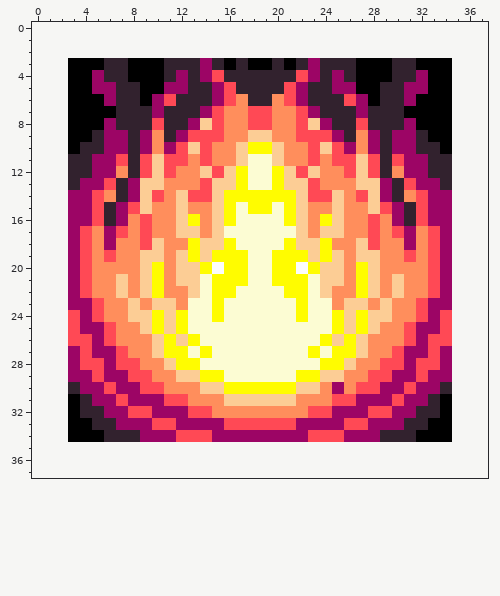
A pixel-art file gets an edit: packages/game-client/src/assets/skills{m}/fire.aseprite. Above, as it was before the edit.
32x32 pixels, 1 frame. The old version is drawn lined up with the new one, on the new canvas.
Once edited:
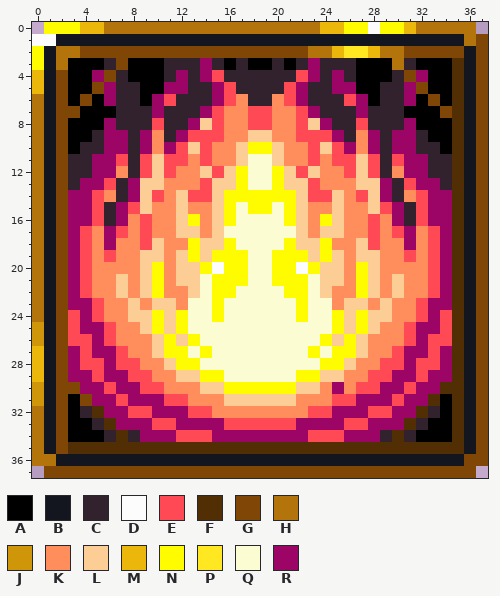
Palette (. is transparent): A #000000  B #14161f  C #32222e  D #fcfcfc  E #ff4955  F #522e04  G #7f4605  H #b2740b  J #cf960a  K #ff8e5c  L #fccd95  M #ebb70a  N #fffc00  P #ffe822  Q #fcfcd3  R #9c0565
Changes in this commit:
canvas 32x32 -> 38x38, the old top-left corner now at 3,3
@@ x 0..37 @@
- 0 ......................................
- 1 ......................................
- 2 ......................................
- 3 ...AAACCAAACCCRCACAACACRCCCAAACCAAA...
- 4 ...AARCCAAACRCRECCCCCCERCRCAAACCRAA...
- 5 ...AARRCCAARRCCRECCCCERCCRRAACCRRAA...
- 6 ...AAARCCARECCCREKCCKERCCCERACCRAAA...
- 7 ...AAAACCCRCCCREKKEEKKERCCCRCCCAAAA...
- 8 ...AAARCCCECCRLEKKEEKKELRCCECCCRAAA...
- 9 ...AACRRCRKCREEEKKLLKKEEERCKRCRRCAA...
-10 ...ACCRRCRKRELEKKLNNLKKELERKRCRRCCA...
-11 ...CCRRECELEEKEKKLQQLKKEKEELECERRCC...
-12 ...CCRRKCELEKKLELNQQNLELKKELECKRRCC...
-13 ...CRRECRLLKKKELLNQQNLLEKKKLLRCERRC...
-14 ...RREKCRLEKLEELNNNNNNLEELKELRCKERR...
-15 ...RRECRELKKLKKLNQNNQNLKKLKKLERCERR...
-16 ...RRECRKEKKLNKLNQQQQNLKNLKKEKRCERR...
-17 ...REKREKEKKLLKLQQQQQQLKLLKKEKERKER...
-18 ...REKRKKELKKNLLNQQQQNLLNKKLEKKRKER...
-19 ...REKEKKLLKLNLNNNQQNNNLNLKLLKKEKER...
-20 ...REKKKKLNKLLNDNNQQNNDNLLKNLKKKKER...
-21 ...REKKLKLNKLLQNNNQQNNNQLLKNLKLKKER...
-22 ...REKKLKLNKKLQNNQQQQNNQLKKNLKLKKER...
-23 ...RREKKLKLLKQQNQQQQQQNQQKLLKLKKERR...
-24 ...EREKKLLNLNQQNQQQQQQNQQNLNLLKKERE...
-25 ...ERREKKLNLNQQQQQQQQQQQQNLNLKKERRE...
-26 ...EEREKKKLNLNQQQQQQQQQQNLNLKKKEREE...
-27 ...RERREKKLNNQNQQQQQQQQNQNNLKKERRER...
-28 ...REEREEKKLNNQQQQQQQQQQNNLKKEEREER...
-29 ...RRERREEKKLLNNQQQQQQNNLLKKEERRERR...
-30 ...CRRERREEKKKLLNNNNNNLLKRKEERRERRC...
-31 ...ACRRERRREEKKKLLLLLLKKKEERRRERRCA...
-32 ...ACCRREERRREEKKKKKKKKEERRREERRCCA...
-33 ...AACCRRREERRRREEEEEERRRREERRRCCAA...
-34 ...AAACCCRRREEERRRRRRRREEERRRCCCAAA...
-35 ......................................
-36 ......................................
-37 ......................................
+ 0 .NNNMMHHHHHHHHHHHHHHHHHHMMNNDNNMHHHHH.
+ 1 DDBBBBBBBBBBBBBBBBBBBBBBBBBBBBBBBBBBHG
+ 2 NBHHGGGGGGGGGGGGGGGGGGGHHMPPMHHGGGGGBG
+ 3 NBHAAACGAAACCCRCACAACACRCCCAAAHCAAAFBG
+ 4 MBGAARGCAAACRCRECCCCCCERCRCAAACGRAAFBG
+ 5 MBGAAGRCCAARRCCRECCCCERCCRRAACCRGAAFBG
+ 6 HBGAGARCCARECCCREKCCKERCCCERACCRAGAFBG
+ 7 HBGGAAACCCRCCCREKKEEKKERCCCRCCCAAAGFBG
+ 8 HBGAAARCCCECCRLEKKEEKKELRCCECCCRAAAFBG
+ 9 HBGAACRRCRKCREEEKKLLKKEEERCKRCRRCAAFBG
+10 HBGACCRRCRKRELEKKLNNLKKELERKRCRRCCAFBG
+11 HBGCCRRECELEEKEKKLQQLKKEKEELECERRCCFBG
+12 HBGCCRRKCELEKKLELNQQNLELKKELECKRRCCFBG
+13 HBGCRRECRLLKKKELLNQQNLLEKKKLLRCERRCFBG
+14 HBGRREKCRLEKLEELNNNNNNLEELKELRCKERRFBG
+15 HBGRRECRELKKLKKLNQNNQNLKKLKKLERCERRFBG
+16 HBGRRECRKEKKLNKLNQQQQNLKNLKKEKRCERRFBG
+17 HBGREKREKEKKLLKLQQQQQQLKLLKKEKERKERFBG
+18 HBGREKRKKELKKNLLNQQQQNLLNKKLEKKRKERFBG
+19 HBGREKEKKLLKLNLNNNQQNNNLNLKLLKKEKERFBG
+20 HBGREKKKKLNKLLNDNNQQNNDNLLKNLKKKKERFBG
+21 HBGREKKLKLNKLLQNNNQQNNNQLLKNLKLKKERFBG
+22 HBGREKKLKLNKKLQNNQQQQNNQLKKNLKLKKERFBG
+23 HBGRREKKLKLLKQQNQQQQQQNQQKLLKLKKERRFBG
+24 HBGEREKKLLNLNQQNQQQQQQNQQNLNLLKKEREFBG
+25 JBGERREKKLNLNQQQQQQQQQQQQNLNLKKERREFBG
+26 JBGEEREKKKLNLNQQQQQQQQQQNLNLKKKEREEFBG
+27 MBGRERREKKLNNQNQQQQQQQQNQNNLKKERRERFBG
+28 MBGREEREEKKLNNQQQQQQQQQQNNLKKEEREERFBG
+29 MBGRRERREEKKLLNNQQQQQQNNLLKKEERRERRFBG
+30 JBGGRRERREEKKKLLNNNNNNLLKRKEERRERRFFBG
+31 JBGAGRRERRREEKKKLLLLLLKKKEERRRERRFAFBG
+32 HBGACFRREERRREEKKKKKKKKEERRREERRFCAFBG
+33 HBGAACFRRREERRRREEEEEERRRREERRRFCAAFBG
+34 HBGAAACFCRRREEERRRRRRRREEERRRCFCAAAFBG
+35 HBGFFFFFFFFFFFFFFFFFFFFFFFFFFFFFFFFFBG
+36 HHBBBBBBBBBBBBBBBBBBBBBBBBBBBBBBBBBBGG
+37 .GGGGGGGGGGGGGGGGGGGGGGGGGGGGGGGGGGGG.
Changed places in both pictures, as pixel boxes (x1, y1, x2, y2):
changed: (32, 22, 488, 478)
